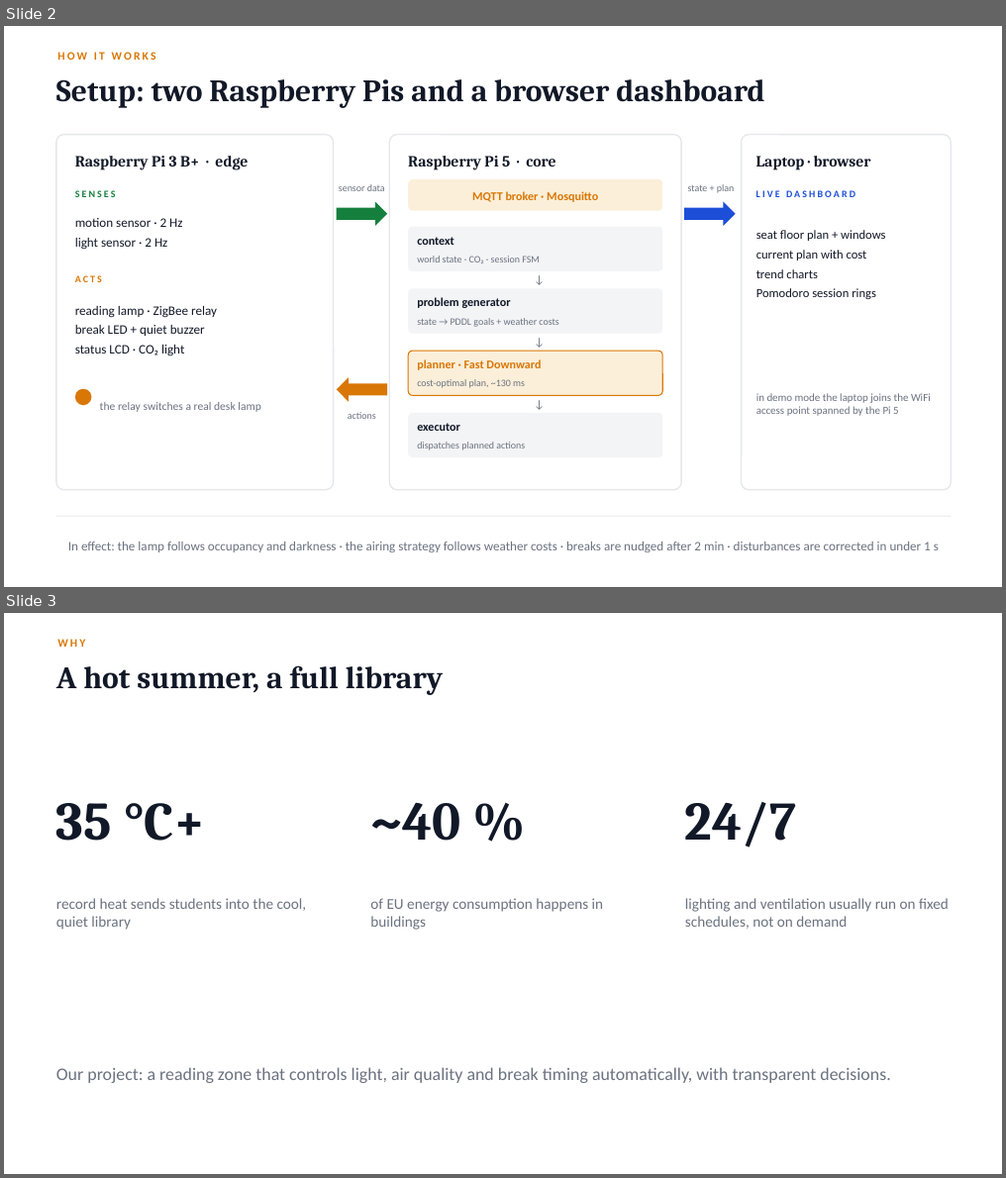
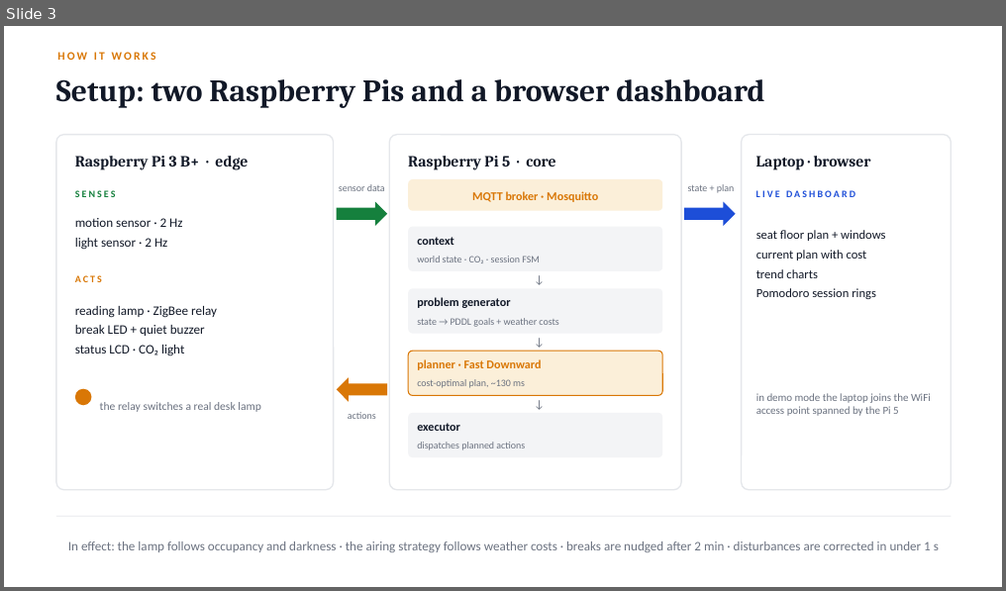
Before and after one commit to Dennis1911/librisense-smart-library, a slide deck: docs/presentation/LibriSense_Demo.pptx. Shown one above the other, each under a label of ours: slides 2 and 3 before the commit, slide 3 after it. The pictures are 1006x1178 and 1006x591 pixels, drawn with LibreOffice and Linux fonts; fonts in the diff are those of the drawing. Boxes give left, top, right and bottom in pixels: in the first picture for what was removed or moved away, otherwise in the second. Text is boxed around its words. In the diff, an @@ line names an element or a change of style, - is before the commit and + after.

```diff
--- a/docs/presentation/LibriSense_Demo.pptx
+++ b/docs/presentation/LibriSense_Demo.pptx
@@ slide 3 removed at [4, 613, 1002, 1174], background #FFFFFF @@
@@ text removed at [57, 639, 85, 647] @@
-WHY
@@ text removed at [56, 665, 443, 695] @@
-A hot summer, a full library
@@ text removed at [56, 803, 206, 841] @@
-35 °C+
@@ text removed at [370, 803, 460, 841] @@
-~40 %
@@ text removed at [685, 802, 796, 848] @@
-24/7
@@ text removed at [56, 898, 307, 930] @@
-record heat sends students into the cool, quiet library
@@ text removed at [370, 898, 603, 930] @@
-of EU energy consumption happens in buildings
@@ text removed at [685, 898, 948, 929] @@
-lighting and ventilation usually run on fixed schedules, not on demand
@@ text removed at [56, 1067, 890, 1083] @@
-Our project: a reading zone that controls light, air quality and break timing automatically, with transparent decisions.
@@ what was slide 2 is now slide 3 @@
```
Also in this commit, not shown: 1 slide changed, 1 slide added, 4 other files.
